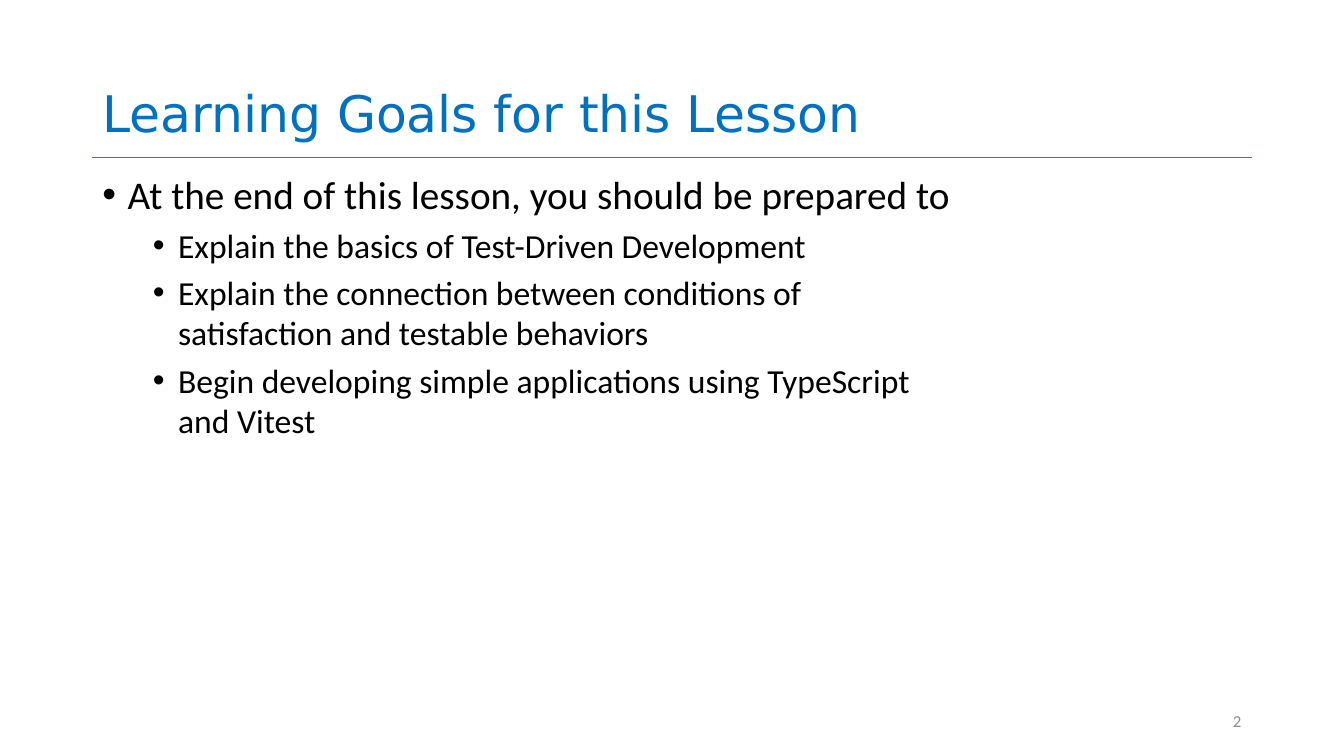
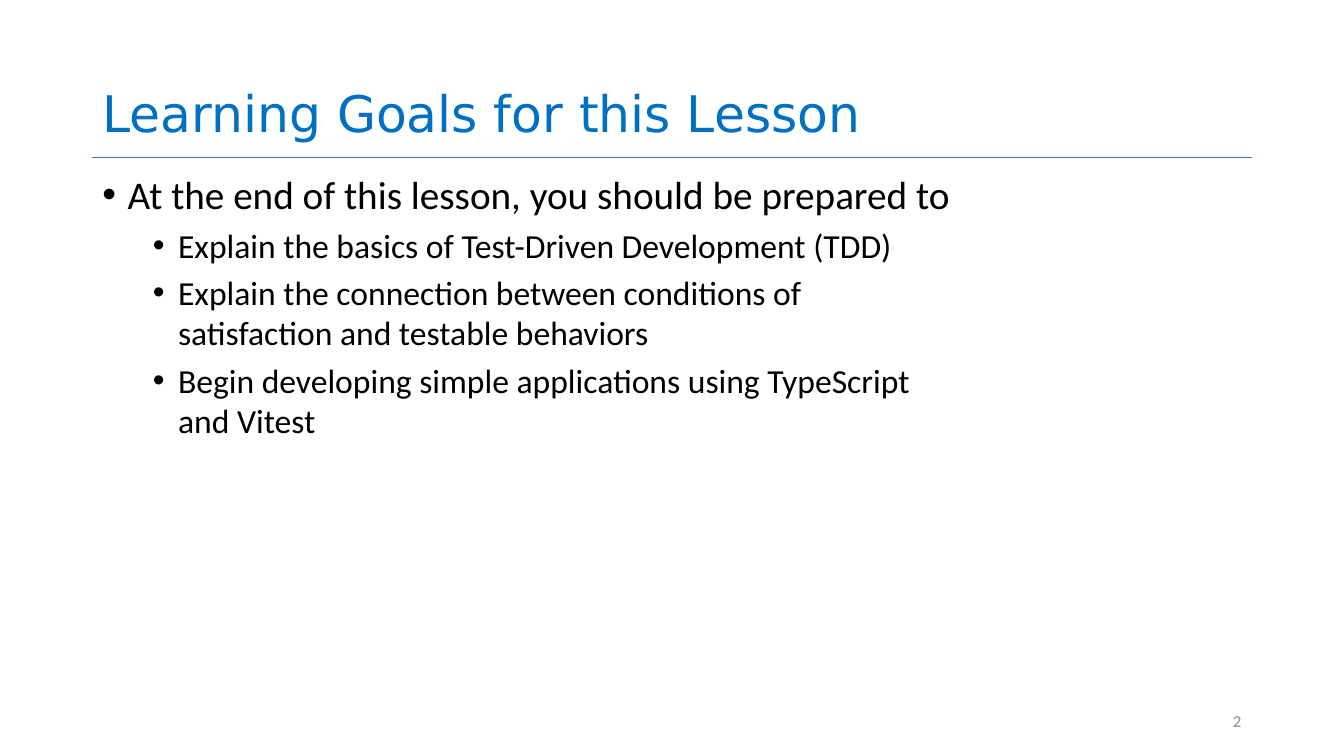
Before and after one commit to neu-se/CS4530-Fall-2026, a slide deck: slide 2 of Slides/Module 02 Test-Driven Development.pptx. Drawn at 1344x756 pixels with LibreOffice and Linux fonts; fonts in the diff are those of the drawing. Boxes give left, top, right and bottom in pixels: in the first picture for what was removed or moved away, otherwise in the second. Text is boxed around its words. In the diff, an @@ line names an element or a change of style, - is before the commit and + after.

```diff
--- a/Slides/Module 02 Test-Driven Development.pptx
+++ b/Slides/Module 02 Test-Driven Development.pptx
@@ text at <box>178,233,891,264</box>: text changed @@
-  • Explain the basics of Test-Driven Development
+  • Explain the basics of Test-Driven Development (TDD)
```
Also in this commit, not shown: 1 other file.
